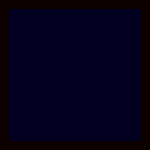
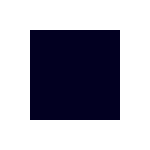
Comparing the layer stacks of the two 150 × 150 images. Changes:
hid "Layer 1" over [0, 0, 150, 150]
hid "Background" over [0, 0, 150, 150]
